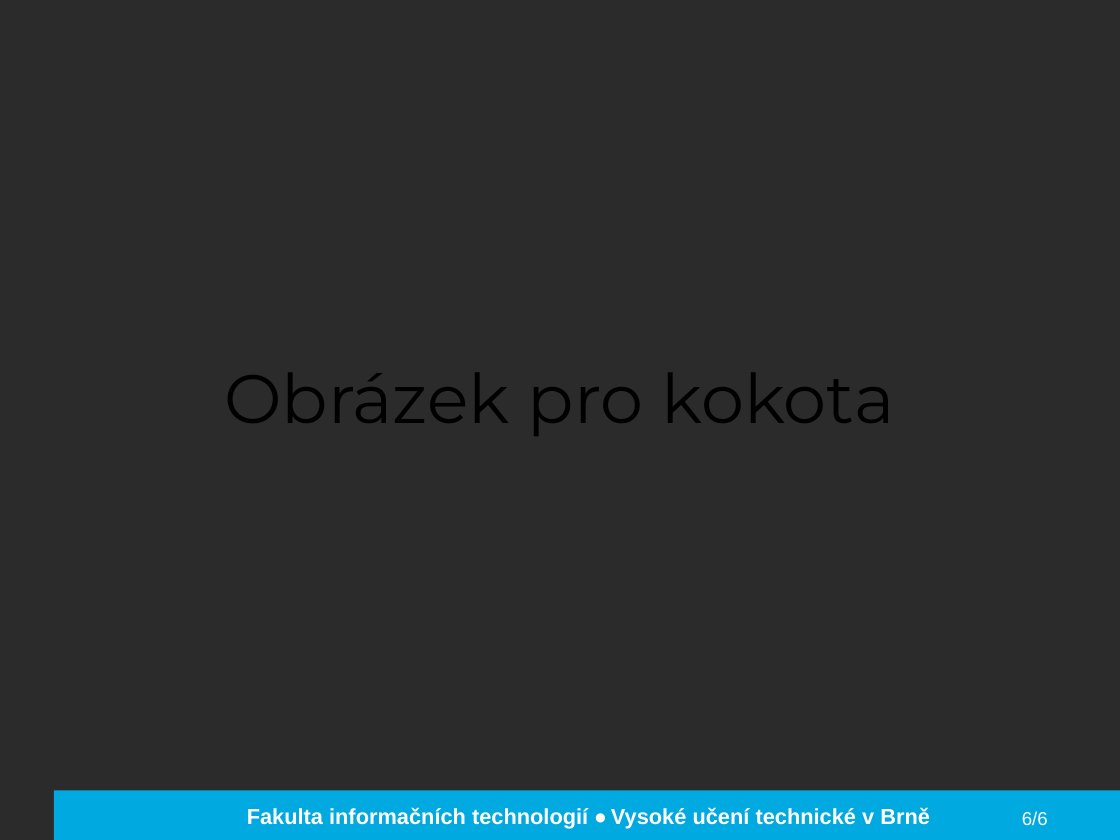
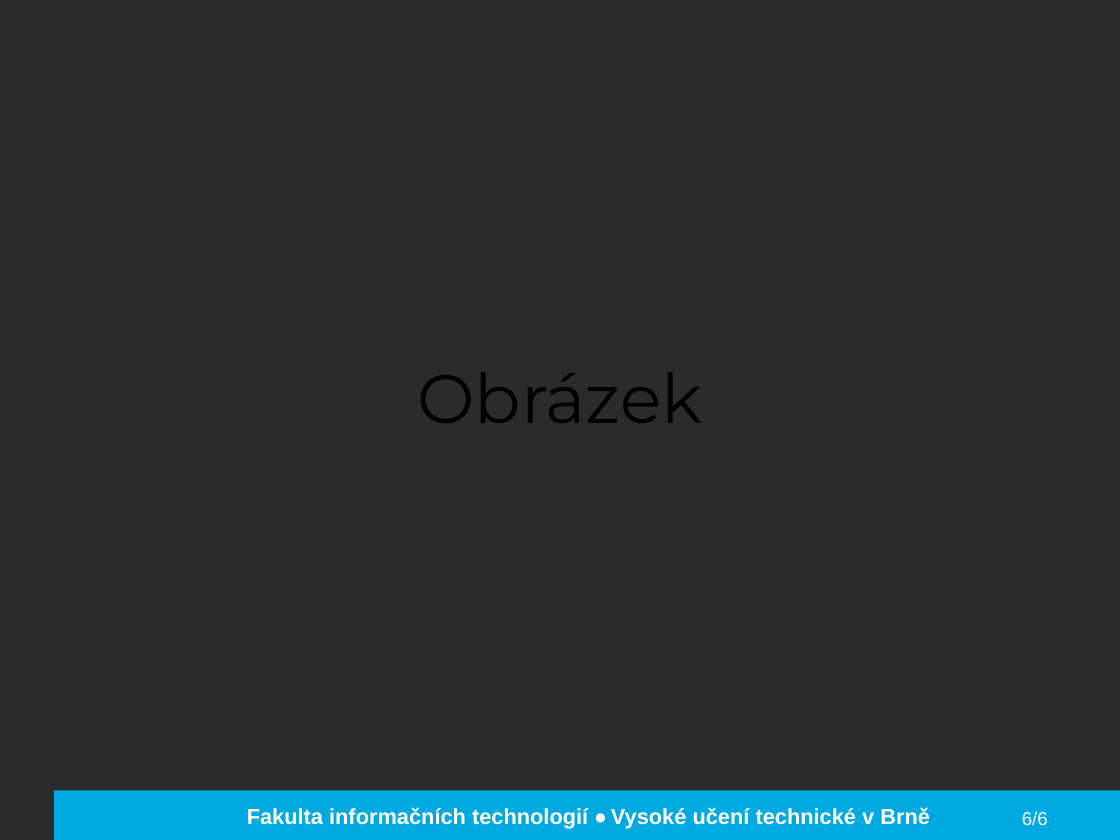
Before and after one commit to Hermelin13/Calculater-2.0, a slide deck: slide 6 of DOC/Pitch prezentace.pptx. Drawn at 1120x840 pixels with LibreOffice and Linux fonts; fonts in the diff are those of the drawing; background and template pictures are left out; a plain dark background stands for a picture behind light text. Boxes give left, top, right and bottom in pixels: in the first picture for what was removed or moved away, otherwise in the second. Text is boxed around its words. In the diff, an @@ line names an element or a change of style, - is before the commit and + after.

Commit message:
fix

```diff
--- a/DOC/Pitch prezentace.pptx
+++ b/DOC/Pitch prezentace.pptx
@@ title at [417, 373, 702, 423]: text changed @@
-Obrázek pro kokota
+Obrázek
```
